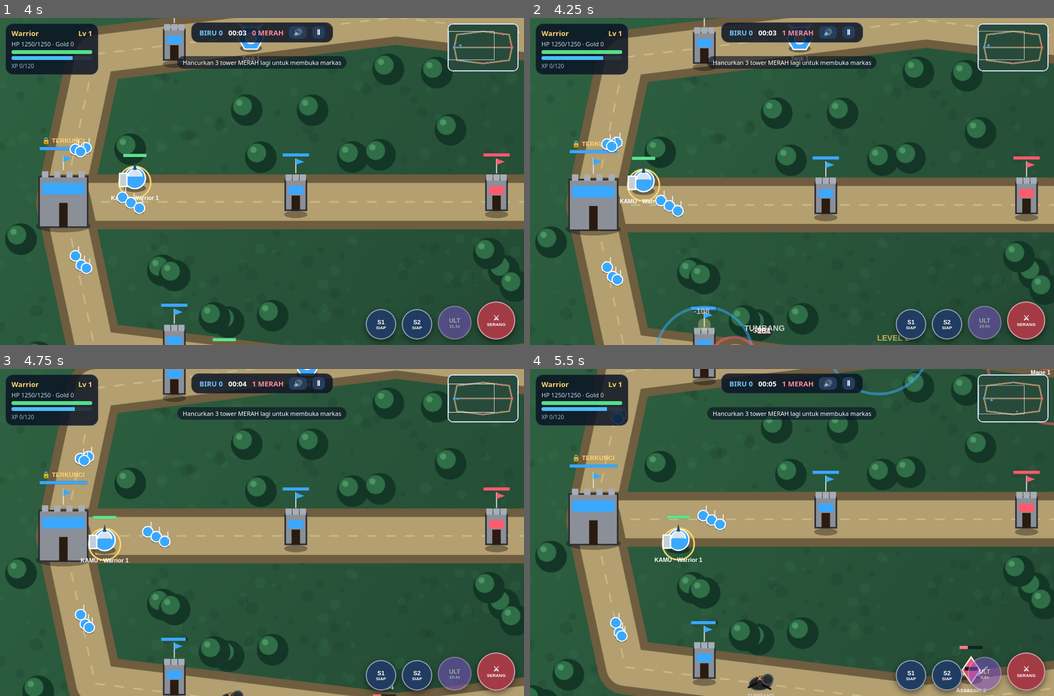
Above: before the commit, frames 1-4 (two rows, left to right).
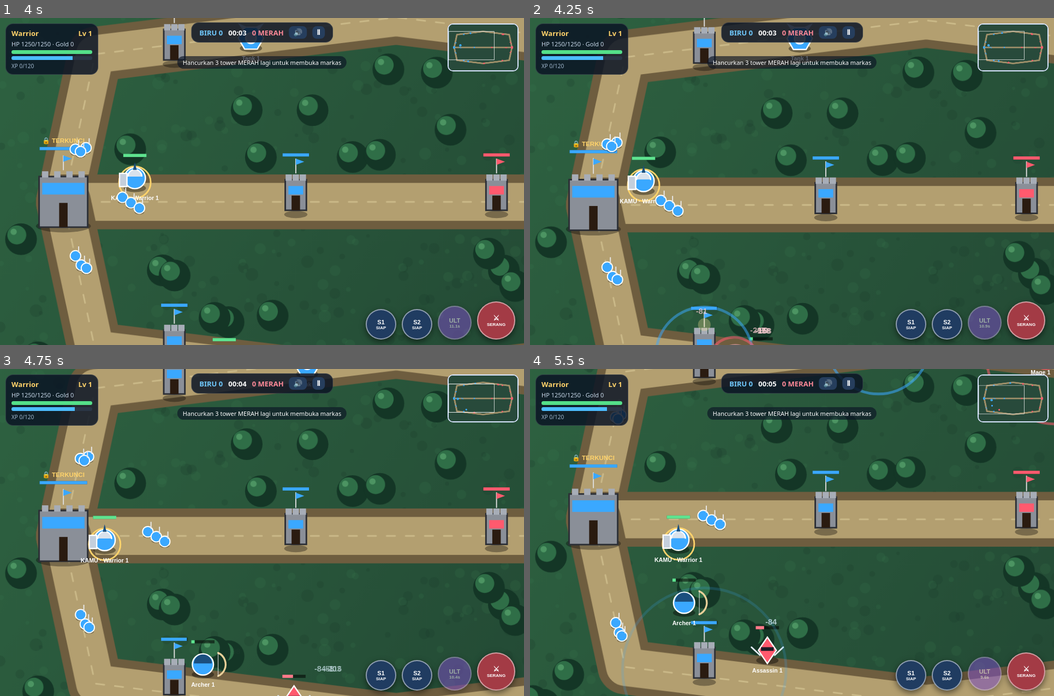
Above: after the commit, the same moments.

Repository: vexelkang-cell/gamepai
Game: browser game, page games/vexel-legend-2-arena/index.html
The game is run twice, just before and just after one commit, with the same random seed, the same clock (stepped at 60 frames per second) and the same inputs.
Inputs:
- Up to frame 1 (4 s): click "MULAI PERTANDINGAN" at 0.27 s; hold Right 1.03-1.53 s; tap Space every 0.5 s from 1.1 to 3.6 s; hold Down 1.58-1.85 s; hold Left 1.9-2.47 s; hold Up 2.52-2.82 s; hold Right 2.87-3.53 s; hold Up 3.58-3.82 s; hold Left from 3.87 s (still down)
- Up to frame 2 (4.25 s): keep holding Left; tap Space at 4.1 s
- Up to frame 3 (4.75 s): release Left at 4.3 s; hold Down 4.35-4.68 s; tap Space at 4.6 s; hold Right from 4.73 s (still down)
- Up to frame 4 (5.5 s): tap Space at 5.1 s; release Right at 5.23 s; hold Down from 5.28 s (still down)

Frame 1 is identical in both runs. In frame 2, 0.2% of the frame differs, in the area x 31-92%, y 3-99%; in frame 3, 0.7%; in frame 4, 1.7%, in the area x 17-94%, y 3-100%.

Commit message:
Balance hero damage, ranged attack range, and tower durability

Diff:
--- a/games/vexel-legend-2-arena/index.html
+++ b/games/vexel-legend-2-arena/index.html
@@ -88,8 +88,8 @@
 const COL={blue:'#3aa8ff',red:'#ff5a6e'};
 const CL={
  Warrior:{hp:1250,dmg:95,spd:200,rng:80,mp:300,role:'Petarung Depan',desc:'Tahan pukulan dan maju ke garis depan. S1 hantaman area, S2 terjangan, ULT teriakan perang yang memulihkan darah.',sk:[{t:'aoe',r:150,m:1.6,cd:6,c:60},{t:'dash',d:230,m:1.8,cd:8,c:70},{t:'heal',f:.3,cd:14,c:100}]},
- Mage:{hp:800,dmg:112,spd:185,rng:230,mp:450,role:'Penyihir Jarak Jauh',desc:'Serangan sihir dari jauh. S1 bola api pengejar, S2 ledakan area, ULT ledakan besar yang menghanguskan.',sk:[{t:'proj',m:1.9,cd:5,c:65},{t:'aoe',r:200,m:1.4,cd:7,c:80},{t:'aoe',r:300,m:2.8,cd:14,c:110}]},
- Archer:{hp:880,dmg:88,spd:205,rng:260,mp:350,role:'Pemanah',desc:'Panah cepat dari jarak aman. S1 tiga anak panah sekaligus, S2 panah pengejar, ULT panah penembus besar.',sk:[{t:'spread',m:.9,cd:5,c:60},{t:'proj',m:2,cd:7,c:70},{t:'proj',m:3.5,cd:13,c:110,big:1}]},
+ Mage:{hp:800,dmg:112,spd:185,rng:190,mp:450,role:'Penyihir Jarak Jauh',desc:'Serangan sihir dari jauh. S1 bola api pengejar, S2 ledakan area, ULT ledakan besar yang menghanguskan.',sk:[{t:'proj',m:1.9,cd:5,c:65},{t:'aoe',r:200,m:1.4,cd:7,c:80},{t:'aoe',r:300,m:2.8,cd:14,c:110}]},
+ Archer:{hp:880,dmg:88,spd:205,rng:190,mp:350,role:'Pemanah',desc:'Panah cepat dari jarak aman. S1 tiga anak panah sekaligus, S2 panah pengejar, ULT panah penembus besar.',sk:[{t:'spread',m:.9,cd:5,c:60},{t:'proj',m:2,cd:7,c:70},{t:'proj',m:3.5,cd:13,c:110,big:1}]},
  Assassin:{hp:850,dmg:150,spd:245,rng:70,mp:340,role:'Pembunuh',desc:'Cepat dan mematikan. S1 terjangan ke musuh, S2 tebasan area, ULT terjangan jauh dengan kecepatan tinggi.',sk:[{t:'dash',d:300,m:2,cd:6,c:60},{t:'aoe',r:110,m:1.6,cd:7,c:65},{t:'dash',d:380,m:3,cd:13,c:100}]},
  Tank:{hp:1600,dmg:70,spd:175,rng:85,mp:300,role:'Penahan',desc:'Benteng hidup. S1 hantaman dan stun, S2 perisai, ULT hantaman besar dengan penyembuhan.',sk:[{t:'aoe',r:170,m:1.2,cd:7,c:60,stun:1.5},{t:'shield',f:.35,cd:10,c:70},{t:'aoe',r:220,m:1.8,cd:14,c:100,heal:.25}]}
 };
@@ -109,7 +109,7 @@
 const burst=(x,y,c,n)=>{for(let i=0;i<n;i++)FX.push({k:'p',x,y,vx:rand(-130,130),vy:rand(-150,60),r:rand(2,5),c,t:.5,T:.5})};
 function segD(p,ax,ay,bx,by){const vx=bx-ax,vy=by-ay,l=vx*vx+vy*vy||1;const t=clamp(((p.x-ax)*vx+(p.y-ay)*vy)/l,0,1);return Math.hypot(p.x-ax-vx*t,p.y-ay-vy*t)}
 function laneDist(x,y){let m=1e9;for(const p of Object.values(LANES))for(let i=0;i<p.length-1;i++)m=Math.min(m,segD({x,y},p[i][0],p[i][1],p[i+1][0],p[i+1][1]));return m}
-const mkS=(team,kind,x,y,lane)=>{const b=kind==='base';return{team,kind,x,y,lane,hp:b?4000:1700,max:b?4000:1700,rng:b?220:190,dmg:b?120:95,iv:b?1:1.1,cd:0,dead:false,lock:false,shield:0,stun:0}};
+const mkS=(team,kind,x,y,lane)=>{const b=kind==='base';return{team,kind,x,y,lane,hp:b?4000:3000,max:b?4000:3000,rng:b?220:190,dmg:b?120:95,iv:b?1:1.1,cd:0,dead:false,lock:false,shield:0,stun:0}};
 const MOVE_SPEED_SCALE=.82; // Perlambat seluruh unit agar gerakan lebih nyaman.
 const mkU=(team,cls,x,y,o={})=>{const h=!!cls,c=h?CL[cls]:{hp:320,dmg:26,spd:78,rng:44,mp:0};return Object.assign({team …(255 unchanged characters)…
 const enemies=team=>U.filter(v=>v.team!==team&&!v.dead);
@@ -146,6 +146,7 @@
 function heal(u,f){const a=u.max*f;u.hp=Math.min(u.max,u.hp+a);fx(u.x,u.y-44,'+'+Math.round(a),'#7dffb0')}
 function dmg(src,t,a){
  if(!t||t.dead)return;
+ if(src&&src.hero)a*=.75; // Semua serangan hero dikurangi 25% agar pertarungan lebih seimbang.
  if(t.kind==='base'&&t.lock){fx(t.x,t.y-70,'TERKUNCI','#ffd36b');return}
  if(t.shield>0){const ab=Math.min(t.shield,a);t.shield-=ab;a-=ab}
  if(t.hero&&!t.isP)a*=.88;
